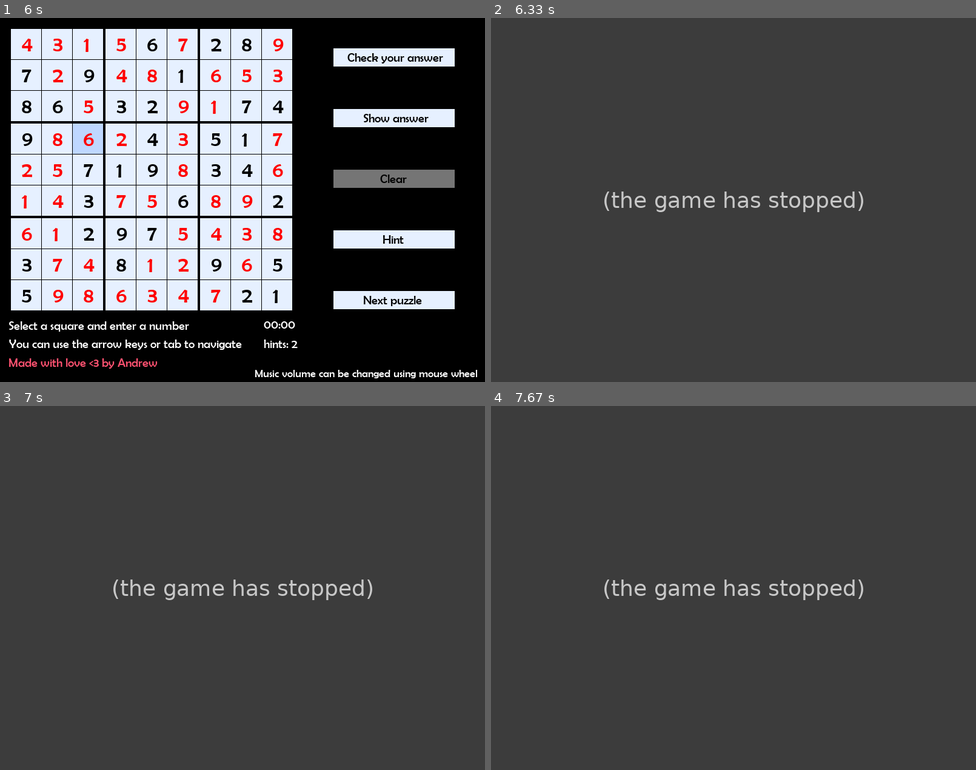
Above: before the commit, frames 1-4 (two rows, left to right).
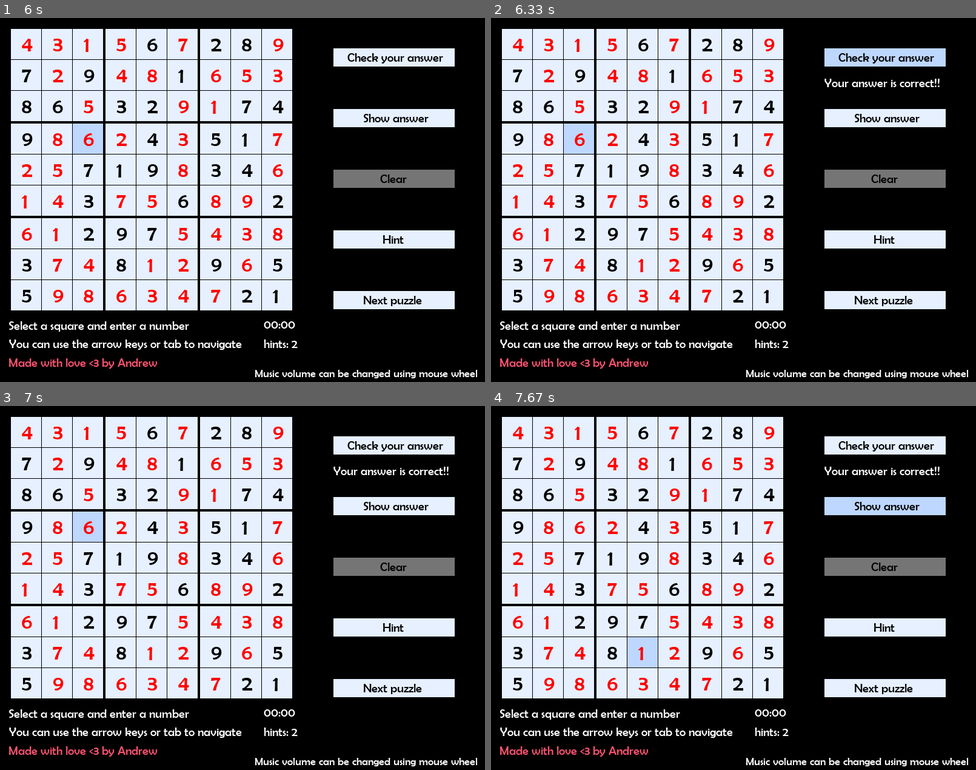
Above: after the commit, the same moments.

Repository: bafyle/Sudoku-game-using-Pygame
Game: pygame game, started from sudoku.py
Two runs of this game, one before a commit and one after it. Both use one fixed random seed, a clock stepped at 60 frames per second and the inputs below.
Inputs (mouse positions are in pixels of both pictures, inside the frame that each line leads up to):
- Up to frame 1 (6 s): click (392, 178) at 0.38 s; click (392, 58) at 0.72 s; click (92, 145) at 1.05 s; click (421, 327) at 1.38 s; click (252, 76) at 1.72 s; click (227, 138) at 2.55 s; click (339, 170) at 2.88 s; click (412, 294) at 3.22 s; click (392, 192) at 3.55 s; click (87, 152) at 3.88 s; click (349, 112) at 4.22 s; click (417, 283) at 5.05 s; click (373, 240) at 5.38 s; click (344, 152) at 5.72 s
- Up to frame 2 (6.33 s): click (883, 58) at 6.05 s
- Up to frame 3 (7 s): click (412, 584) at 6.38 s
- Up to frame 4 (7.67 s): click (883, 507) at 7.22 s; click (636, 646) at 7.55 s

Frame 1 is identical in both runs. In frame 2, 100% of the frame differs, in the area x 0-100%, y 0-100%; in frame 3, 100%; in frame 4, 100%.
Error before the commit: AttributeError: 'tuple' object has no attribute 'puzzle' (solver.py line 42); the game stopped at 6.05 s (later frames are placeholders)

Commit message:
cleaner code

Diff:
--- a/puzzle_solver/solver.py
+++ b/puzzle_solver/solver.py
@@ -1,3 +1,4 @@
+from copy import deepcopy
 
 class Solver(object):
     def __init__(self, puzzle: list):
@@ -32,21 +33,19 @@
 
         return True
 
-    def is_there_once(self, index: tuple, guess: int, puzzle: list[list[int]] = None) -> bool:
+    @staticmethod
+    def is_there_once(index: tuple, guess: int, puzzle: list[list[int]] = None) -> bool:
         """
         Return True if the guessed number is its row, column or 3x3 square only once.
         """
-        if puzzle:
-            check_puzzle = puzzle
-        else:
-            check_puzzle = self.puzzle
+
         row, col = index
-        for i, value in enumerate(check_puzzle[row]):
+        for i, value in enumerate(puzzle[row]):
             if guess == value and i != col:
                 return False
 
 
-        this_column_values = [check_puzzle[i][col] for i in range(9)]
+        this_column_values = [puzzle[i][col] for i in range(9)]
         for i, value in enumerate(this_column_values):
             if guess == value and i != row:
                 return False
@@ -58,7 +57,7 @@
         found = False
         for i in range(r, r+3):
             for j in range(c, c+3):
-                if check_puzzle[i][j] == guess:
+                if puzzle[i][j] == guess:
                     if found:
                         return False
                     found = True
@@ -74,32 +73,24 @@
         if length_of_empty_places == 0:
             return False
 
-        current_index = 0
+        empty_place_index = 0
+        while empty_place_index < length_of_empty_places:
+            r, c = empty_places[empty_place_index]
+            value = self.puzzle[r][c]
+            while value < 9:
+                value += 1
+                if self.is_valid(empty_places[empty_place_index], value):
+                    self.puzzle[r][c] = value
+                    empty_place_index += 1
+                    break
+            else:
+                value = 0
+                self.puzzle[r][c] = value
+                empty_place_index -= 1
 
-        while True:
-            r, c = empty_places[current_index]
-            value = self.puzzle[r][c]
-            while True:
-                if value == 0:
-                    value = 1
-                elif value < 9:
-                    value += 1
-                else:
-                    value = 0
-                    self.puzzle[r][c] = value
-                    current_index -= 1
-                    break
-
-                if self.is_valid(empty_places[current_index], value):
-                    self.puzzle[r][c] = value
-                    current_index += 1
-                    break
-
-            if current_index >= length_of_empty_places:
-                return True
-
-            if current_index <= -1:
+            if empty_place_index <= -1:
                 return False
+        return True
 
 
     def solve_out_place(self) -> tuple:
@@ -107,37 +98,32 @@
         This function is used to solve a sudoku puzzle using backtracking.
         It returns a tuple with the puzzle and boolean value indicating if the puzzle is solved or not
         """
-        from copy import deepcopy
+
         empty_places = self._get_empty_cells()
         empty_places_len = len(empty_places)
         new_puzzle = deepcopy(self.puzzle)
 
         if empty_places_len == 0:
             return new_puzzle, False
-        current_index = 0
-        while True:
-            r, c = empty_places[current_index]
+
+        empty_place_index = 0
+        while empty_place_index < empty_places_len:
+            r, c = empty_places[empty_place_index]
             value = new_puzzle[r][c]
-            while True:
-                if value == 0:
-                    value = 1
+            while value < 9:
+                value += 1
+                if self.is_valid(empty_places[empty_place_index], value, new_puzzle):
+                    new_puzzle[r][c] = value
+                    empty_place_index += 1
+                    break
+            else:
+                value = 0
+                new_puzzle[r][c] = value
+                empty_place_index -= 1
 
-                elif value < 9:
-                    value += 1
-                else:
-                    value = 0
-                    new_puzzle[r][c] = value
-                    current_index -= 1
-                    break
-
-                if self.is_valid(empty_places[current_index], value, new_puzzle):
-                    new_puzzle[r][c] = value
-                    current_index += 1
-                    break
-            if current_index >= empty_places_len:
-                return new_puzzle, True
-            elif current_index <= -1:
+            if empty_place_index <= -1:
                 return new_puzzle, False
+        return new_puzzle, True
 
     def _get_empty_cells(self) -> list:
         """
